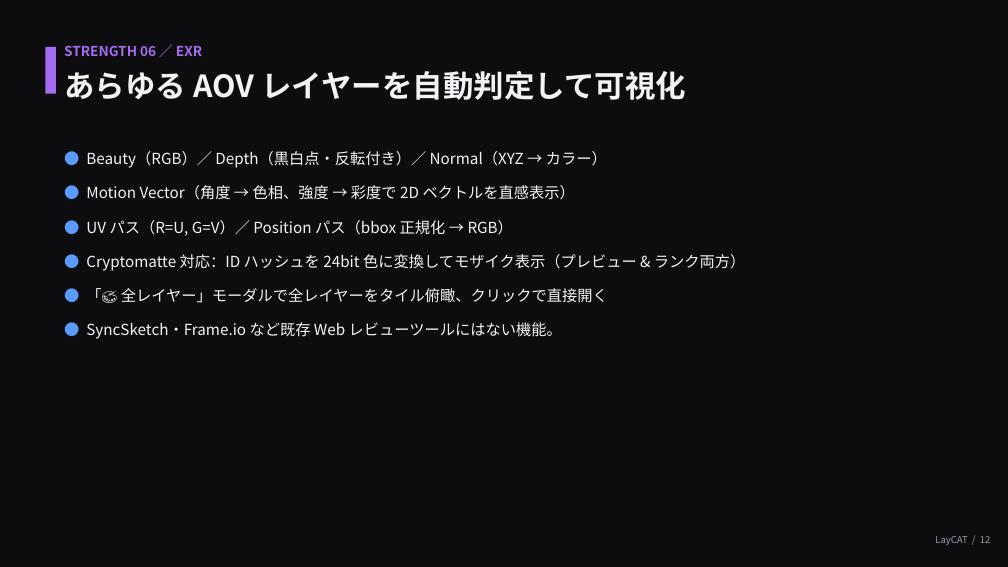
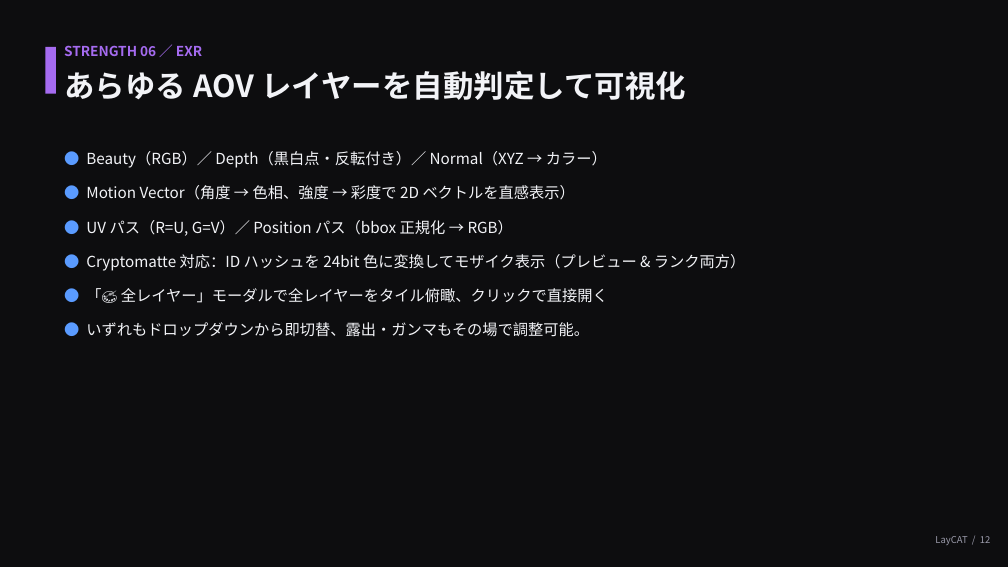
Before and after one commit to ogshaw03/lay_cat, a slide deck: slide 12 of LayCAT_紹介プレゼン.pptx. Drawn at 1008x567 pixels with LibreOffice and Linux fonts; fonts in the diff are those of the drawing. Boxes give left, top, right and bottom in pixels: in the first picture for what was removed or moved away, otherwise in the second. Text is boxed around its words. In the diff, an @@ line names an element or a change of style, - is before the commit and + after.

```diff
--- a/LayCAT_紹介プレゼン.pptx
+++ b/LayCAT_紹介プレゼン.pptx
@@ text at (x1=86, y1=322, x2=589, y2=337): text changed @@
-● SyncSketch・Frame.io など既存 Web レビューツールにはない機能。
+● いずれもドロップダウンから即切替、露出・ガンマもその場で調整可能。
```
Also in this commit, not shown: 1 other slide changed.
